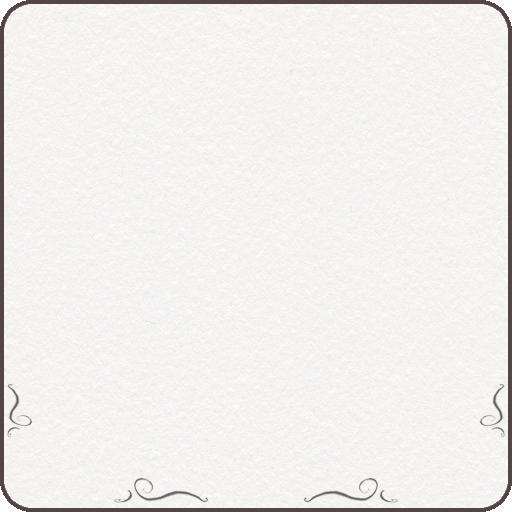
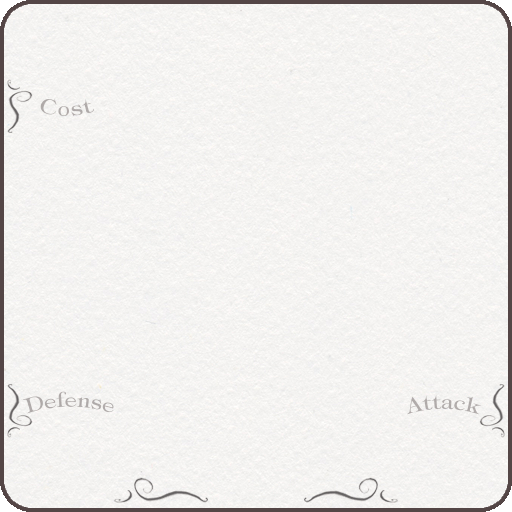
Layers edited between the first and the second 512x512 image:
added layer "flourish tl" above "flourish copy 3" over [7, 79, 33, 133]
added layer "Attack" (50%) above "Defense" over [407, 394, 481, 415]
added layer "Defense" (50%) above "Cost" over [23, 391, 114, 414]
added layer "Cost" (50%) above "rounded" over [40, 98, 94, 116]
